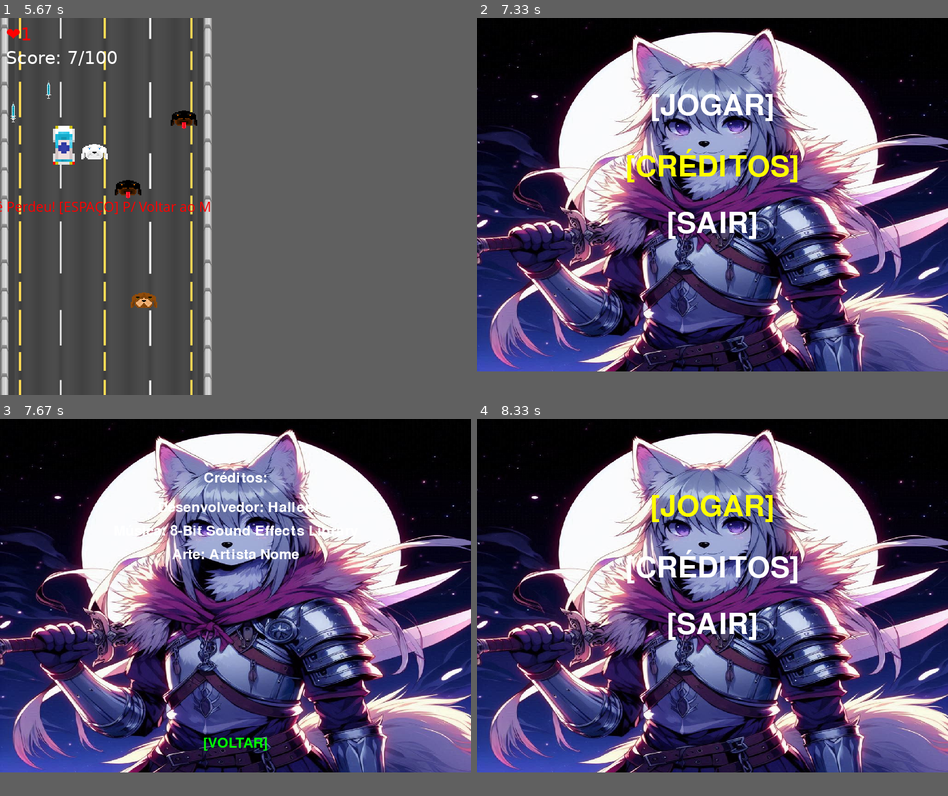
Above: before the commit, frames 1-4 (two rows, left to right).
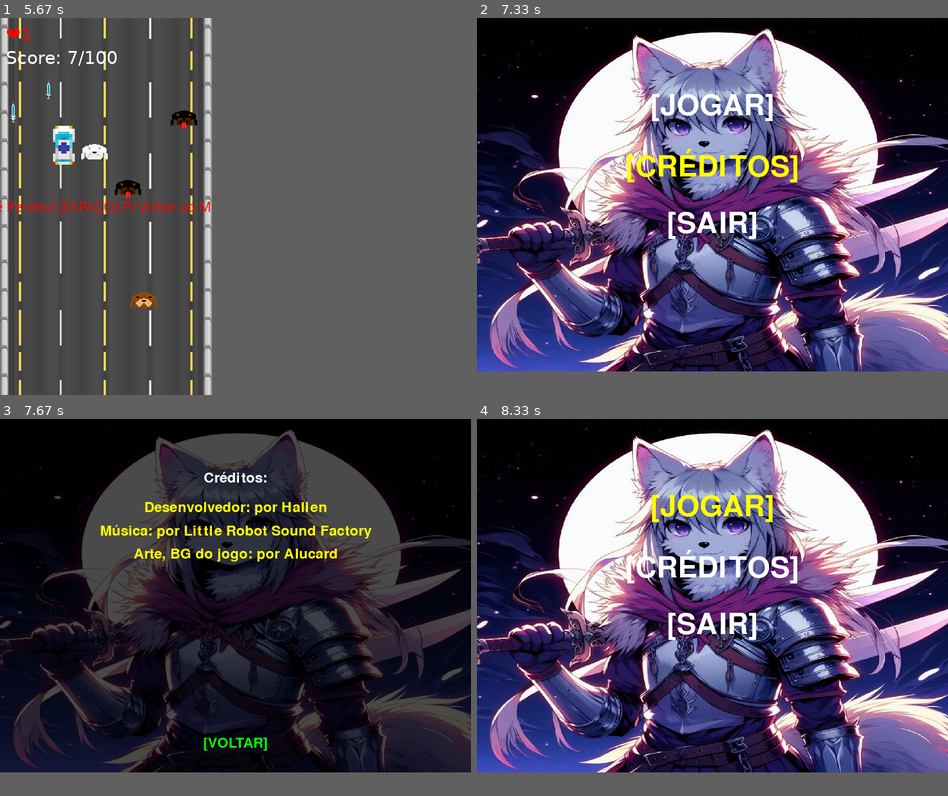
Above: after the commit, the same moments.

Repository: hlvini/vaxforce-pygame
Game: pygame game, started from py_jogoMenu.py
Two runs of this game, one before a commit and one after it. Both use one fixed random seed, a clock stepped at 60 frames per second and the inputs below.
Inputs:
- Up to frame 1 (5.67 s): tap Enter at 0.33 s; tap Space at 0.67, 1.07, 1.37, 1.57, 1.87, 2.07, 2.37, 2.63, 2.97, 3.27, 3.4, 3.8, 4.1 s; hold Up 1-1.47 s; hold Right 1.5-1.97 s; hold Left 2-2.53 s; hold Down 2.57-2.87 s; hold Left 2.9-3.3 s; hold Up 3.33-3.7 s; hold Right 3.73-4.37 s
- Up to frame 2 (7.33 s): hold Down from 7.2 s (still down); tap Space at 7.27 s
- Up to frame 3 (7.67 s): release Down at 7.5 s; tap Enter at 7.53 s
- Up to frame 4 (8.33 s): tap Enter at 7.87 s; hold Up from 8.2 s (still down); tap Space at 8.27 s

Frames 1-2 are identical in both runs. In frame 3, 72% of the frame differs, in the area x 0-100%, y 2-94%; in frame 4, nothing differs.

Commit message:
- Adc um .venv para lidar com a library do Pygame

Diff:
--- a/py_jogoMenu.py
+++ b/py_jogoMenu.py
@@ -35,10 +35,16 @@
 # Menu
 opcoes = ["[JOGAR]", "[CRÉDITOS]", "[SAIR]"]
 
-def msotrar_creditos():
+def mostrar_creditos():
     while True:
         # Desenha imagem de fundo
         tela.blit(bg_image, (0, 0))
+
+        # Desenha fundo preto semitransparente
+        black_bg = pygame.Surface((largura, altura))  # Cria uma superfície do tamanho da tela
+        black_bg.set_alpha(180)  # Define a transparência (0-255, onde 255 é totalmente opaco)
+        black_bg.fill((0, 0, 0))  # Preenche a superfície com preto
+        tela.blit(black_bg, (0, 0))  # Desenha a superfície na tela
 
         # Desenha créditos
         credit_text = small_font.render("Créditos:", True, BRANCO)
@@ -46,12 +52,12 @@
         tela.blit(credit_text, credit_rect)
 
         credits = [
-            "Desenvolvedor: Hallen",
-            "Música: 8-Bit Sound Effects Library",
-            "Arte: Artista Nome",
+            "Desenvolvedor: por Hallen",
+            "Música: por Little Robot Sound Factory",
+            "Arte, BG do jogo: por Alucard",
         ]
         for i, line in enumerate(credits):
-            text = small_font.render(line, True, BRANCO)
+            text = small_font.render(line, True, AMARELO)
             text_rect = text.get_rect(center=(largura // 2, 150 + i * 40))
             tela.blit(text, text_rect)
 
@@ -111,7 +117,7 @@
                         sys.exit()
                     elif opcao_selec == 1:
                         print("CRÉDITOS")
-                        msotrar_creditos()
+                        mostrar_creditos()
                     elif opcao_selec == 2:
                         pygame.quit()
                         sys.exit()
